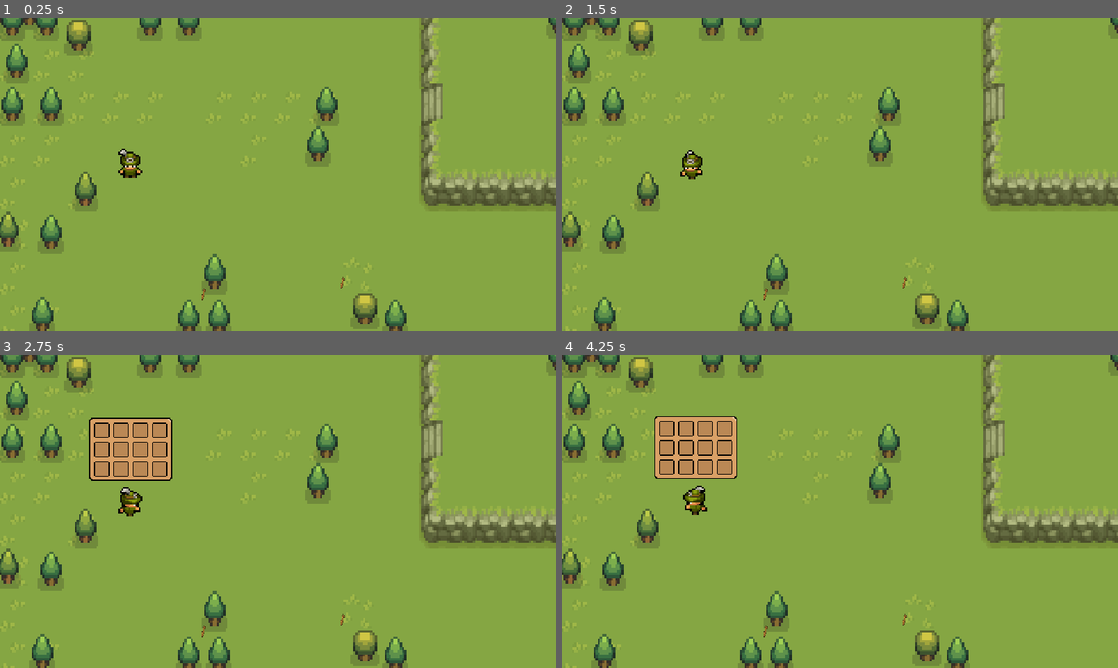
Above: before the commit, frames 1-4 (two rows, left to right).
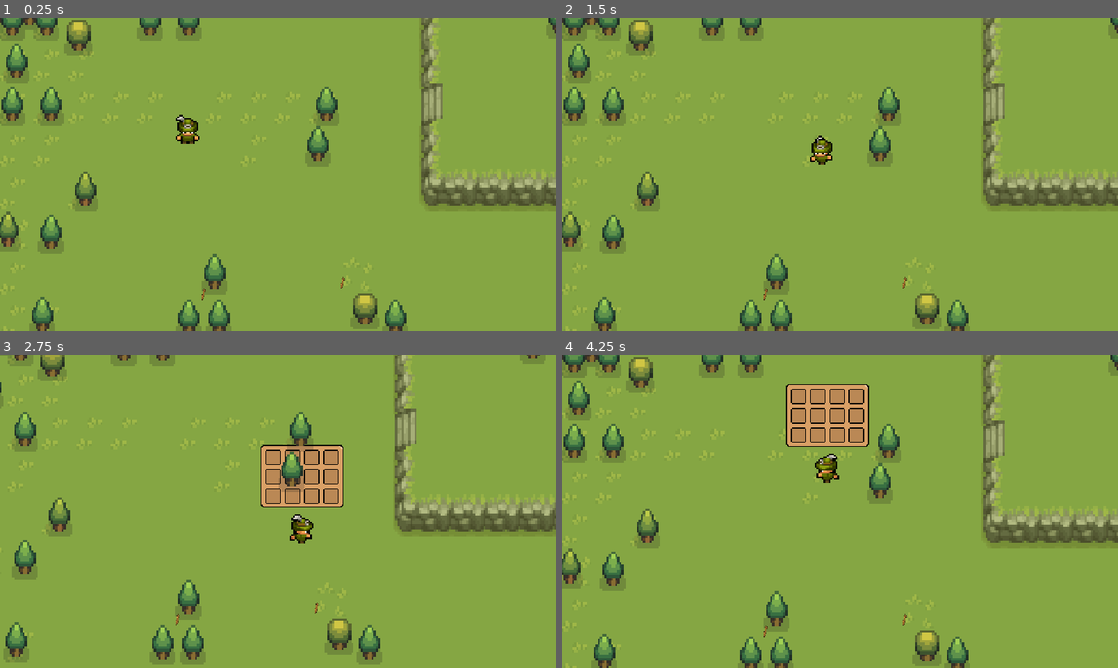
Above: after the commit, the same moments.

Repository: maryBauman/Survive
Game: Godot game, scene res://scenes/places/world.tscn
Two runs of this game, one before a commit and one after it. Both use one fixed random seed, a clock stepped at 60 frames per second and the inputs below.
Inputs:
- Up to frame 1 (0.25 s): no input
- Up to frame 2 (1.5 s): hold D (right) 0.53-1.28 s; tap E (e) at 0.6 s; tap I (i) at 0.8, 1.35 s; hold S (down) from 1.28 s (still down)
- Up to frame 3 (2.75 s): tap E (e) at 1.55, 2.1 s; release S (down) at 2.03 s; hold D (right) from 2.03 s (still down); tap I (i) at 2.3 s
- Up to frame 4 (4.25 s): release D (right) at 2.78 s; hold W (up) 2.78-3.53 s; tap I (i) at 2.85, 3.8 s; tap E (e) at 3.05, 3.6 s; hold A (left) from 3.53 s (still down)

The runs differ from the first frame. In frame 1, 0.6% of the frame differs, in the area x 21-36%, y 30-52%; in frame 2, 0.5%; in frame 3, 23%, in the area x 0-100%, y 0-100%; in frame 4, 6.5%.

Commit message:
can't go out of bounds or walk on water anymore

Diff:
--- a/scenes/places/world.tscn
+++ b/scenes/places/world.tscn
@@ -329,8 +329,7 @@
 [node name="StaticBody2D" type="StaticBody2D" parent="."]
 
 [node name="CollisionPolygon2D" type="CollisionPolygon2D" parent="StaticBody2D"]
-scale = Vector2(0.992447, 1)
-polygon = PackedVector2Array(-177.339, 459, -172.301, -82, -119.906, -86, -115.875, -160, 479.623, -161, 509.851, -65, 579.376, 78, 528.995, 478, 483.653, 509, 483.653, 701, 477.607, 839, -211.598, 846, -214.621, 802, 205.553, 795, 207.568, 468)
+polygon = PackedVector2Array(-175, -83, -118, -82, -112, -159, 482, -163, 557, -163, 561, 418, 476, 530, 475, 850, -207, 844, -211, 798, 201, 796, 203, 464, -176, 461, -176, -67, -209, -47, -295, 899, 72, 936, 878, 902, 754, -307, -306, -317, -177, -73)
 
 [node name="smallLakeCollisions" type="StaticBody2D" parent="."]
 
